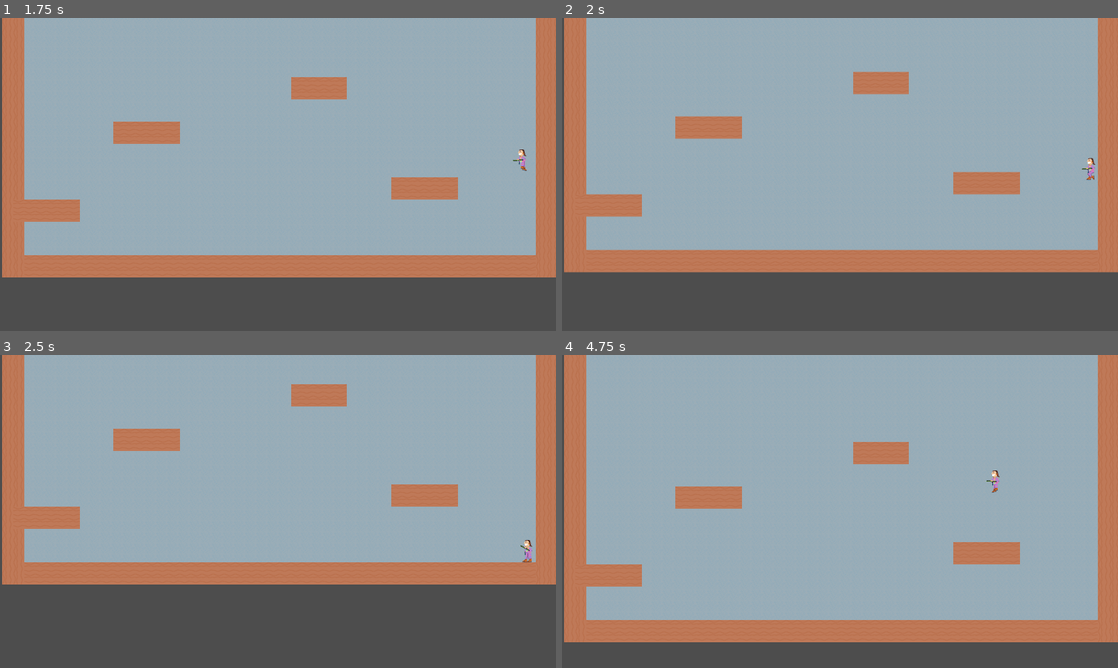
Above: before the commit, frames 1-4 (two rows, left to right).
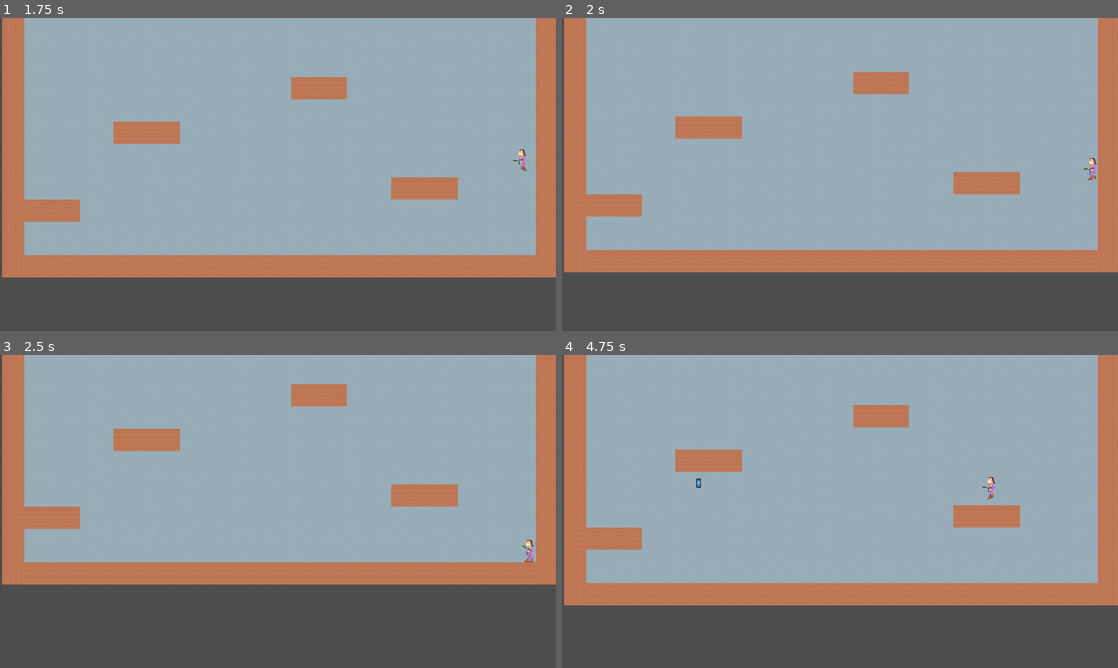
Above: after the commit, the same moments.

Repository: deruitda/ludum-dare-56
Game: Godot game, scene res://scenes/levels/termite_extermination_andrew.tscn
Two runs of this game, one before a commit and one after it. Both use one fixed random seed, a clock stepped at 60 frames per second and the inputs below. The engine's default icon, where the game draws it, is replaced by a stand-in: a white triangle on a blue panel in a dark square.
Inputs (mouse positions are in pixels of both pictures, inside the frame that each line leads up to):
- Up to frame 1 (1.75 s): move the mouse to (400, 158) at 0.52 s; hold D (move_right) from 0.53 s (still down); click (400, 158) at 0.6 s; tap Space (jump) at 0.77, 1.52 s; move the mouse to (166, 190) at 1.27 s; click (166, 190) at 1.35 s
- Up to frame 2 (2 s): keep holding D (move_right)
- Up to frame 3 (2.5 s): move the mouse to (333, 442) at 2.02 s; release D (move_right) at 2.03 s; hold A (move_left) from 2.03 s (still down); click (333, 442) at 2.1 s
- Up to frame 4 (4.75 s): move the mouse to (812, 574) at 2.77 s; release A (move_left) at 2.78 s; hold D (move_right) 2.78-4.28 s; click (812, 574) at 2.85 s; tap Space (jump) at 3.02, 3.77, 4.52 s; move the mouse to (1006, 558) at 3.52 s; click (1006, 558) at 3.6 s; move the mouse to (673, 464) at 4.27 s; hold A (move_left) from 4.28 s (still down); click (673, 464) at 4.35 s

Frame 1 is identical in both runs. In frame 2, 0.1% of the frame differs, in the area x 93-97%, y 44-52%; in frame 3, 0.1%; in frame 4, 24%, in the area x 0-100%, y 16-92%.

Commit message:
on cieling slow down!!!

Diff:
--- a/scenes/entity_composition/velocity_component.gd
+++ b/scenes/entity_composition/velocity_component.gd
@@ -70,3 +70,6 @@
 
 func apply_gravity(delta: float) -> void:
 	velocity.y += gravity * delta
+
+func apply_is_on_cieling() -> void:
+	velocity.y = 0
--- a/scenes/player/player.gd
+++ b/scenes/player/player.gd
@@ -79,6 +79,8 @@
 		velocity_component.apply_gravity(delta)
 	elif not is_wall_jumping and not is_floor_jumping:
 		velocity_component.apply_is_on_ground()
+	if is_on_ceiling():
+		velocity_component.apply_is_on_cieling()
 
 	if is_wall_jumping:
 		var wall_jumping_direction = Vector2.LEFT
--- a/scenes/player/player.tscn
+++ b/scenes/player/player.tscn
@@ -14,7 +14,7 @@
 [ext_resource type="Texture2D" uid="uid://dtxb5812xnpp2" path="res://assets/sprites/rex/rex-lower-wall.png" id="10_jr1rn"]
 
 [sub_resource type="RectangleShape2D" id="RectangleShape2D_jr7co"]
-size = Vector2(28, 64)
+size = Vector2(23, 64)
 
 [sub_resource type="AtlasTexture" id="AtlasTexture_otroh"]
 atlas = ExtResource("7_3q747")
@@ -378,7 +378,7 @@
 velocity_component = NodePath("VelocityComponent")
 
 [node name="CollisionShape2D" type="CollisionShape2D" parent="."]
-position = Vector2(-1, 0)
+position = Vector2(-3.5, 0)
 shape = SubResource("RectangleShape2D_jr7co")
 
 [node name="HealthComponent" parent="." instance=ExtResource("3_e2fg7")]
@@ -394,7 +394,7 @@
 health_component = NodePath("../HealthComponent")
 
 [node name="CollisionShape2D" type="CollisionShape2D" parent="HurtBox"]
-position = Vector2(-1, 0)
+position = Vector2(-3.5, 0)
 shape = ExtResource("2_n3d0r")
 
 [node name="Body" type="Node2D" parent="."]
--- a/scenes/player/player_shape.tres
+++ b/scenes/player/player_shape.tres
@@ -1,4 +1,4 @@
 [gd_resource type="RectangleShape2D" format=3 uid="uid://cc3bsg65yxgm0"]
 
 [resource]
-size = Vector2(28, 64)
+size = Vector2(23, 64)
